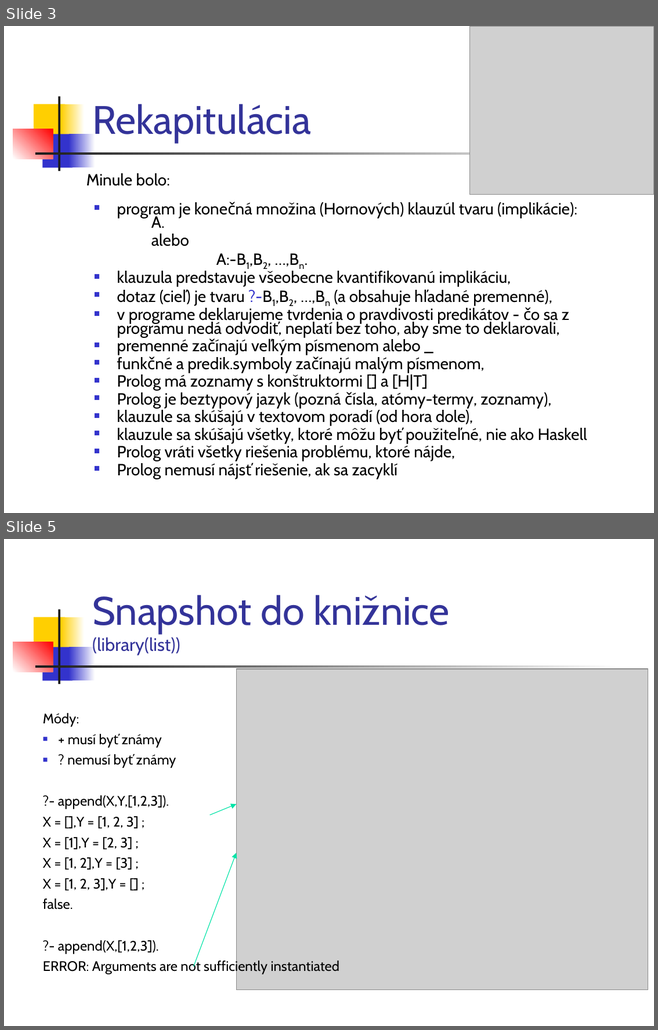
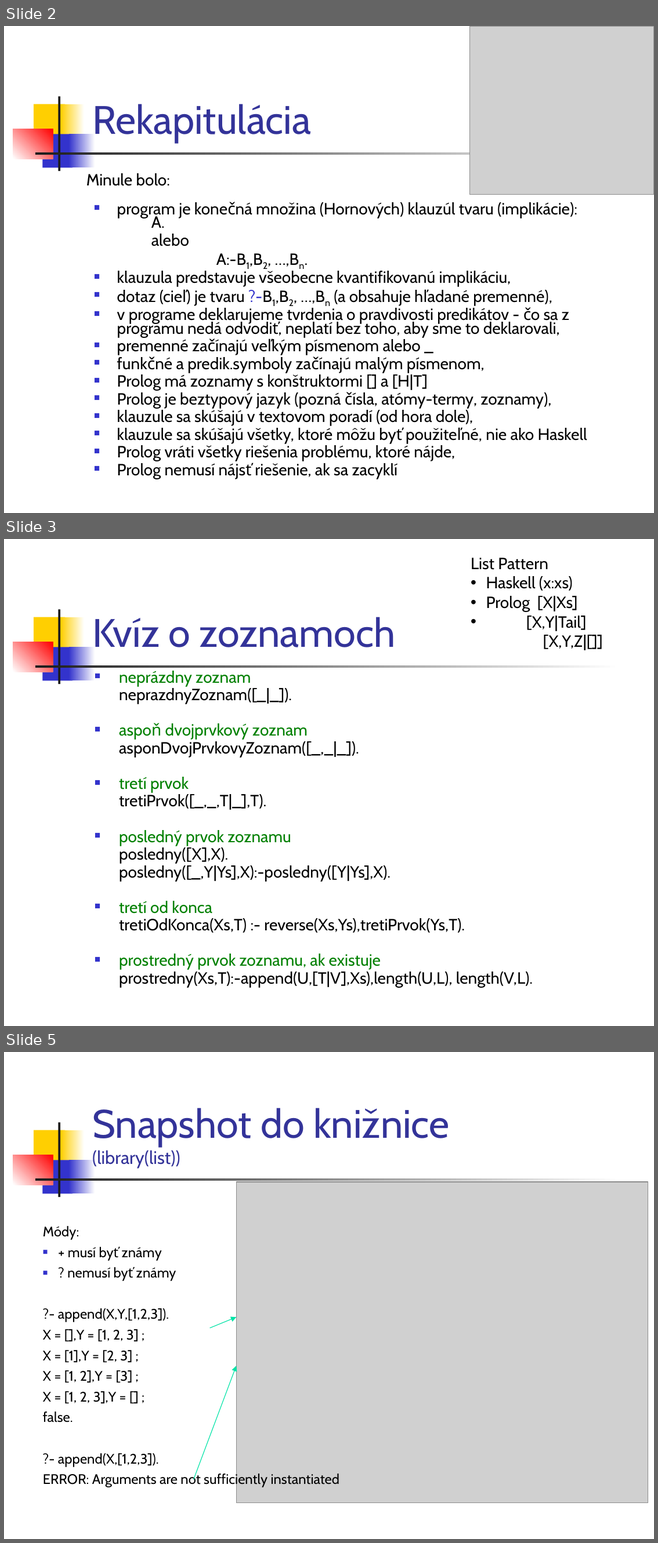
Before and after one commit to paradigmy/Prednasky, a slide deck: 11/logicke2.ppt. Shown one above the other, each under a label of ours: slides 3 and 5 before the commit, slides 2, 3 and 5 after it; the slides between them are not shown. The pictures are 658x1030 and 658x1543 pixels, drawn with LibreOffice and Linux fonts; fonts in the diff are those of the drawing; grey boxes stand for pictures. Boxes give left, top, right and bottom in pixels: in the first picture for what was removed or moved away, otherwise in the second. Text is boxed around its words. In the diff, an @@ line names an element or a change of style, - is before the commit and + after.

```diff
--- a/11/logicke2.ppt
+++ b/11/logicke2.ppt
@@ slide 3 added at bbox=[4, 539, 654, 1026], background #FFFFFF; not listed: 7 template elements that a slide beside it also shows @@
@@ text added at bbox=[470, 558, 603, 650], 18 pt, text #000000 @@
+List Pattern
+• Haskell (x:xs)
+• Prolog [X|Xs]
+• [X,Y|Tail]
+    [X,Y,Z|[]]
@@ title added at bbox=[92, 617, 396, 647], 44 pt, text #333399 @@
+Kvíz o zoznamoch
@@ text added at bbox=[119, 671, 532, 987], 18 pt, text #000000 @@
+■ neprázdny zoznam
+neprazdnyZoznam([_|_]).
+■ aspoň dvojprvkový zoznam
+asponDvojPrvkovyZoznam([_,_|_]).
+■ tretí prvok
+tretiPrvok([_,_,T|_],T).
+■ posledný prvok zoznamu
+posledny([X],X).
+posledny([_,Y|Ys],X):-posledny([Y|Ys],X).
+■ tretí od konca
+tretiOdKonca(Xs,T) :- reverse(Xs,Ys),tretiPrvok(Ys,T).
+■ prostredný prvok zoznamu, ak existuje
+prostredny(Xs,T):-append(U,[T|V],Xs),length(U,L), length(V,L).
@@ what was slide 3 is now slide 2 @@
```
Also in this commit, not shown: 6 slides changed, 1 slide removed, 4 other files.
